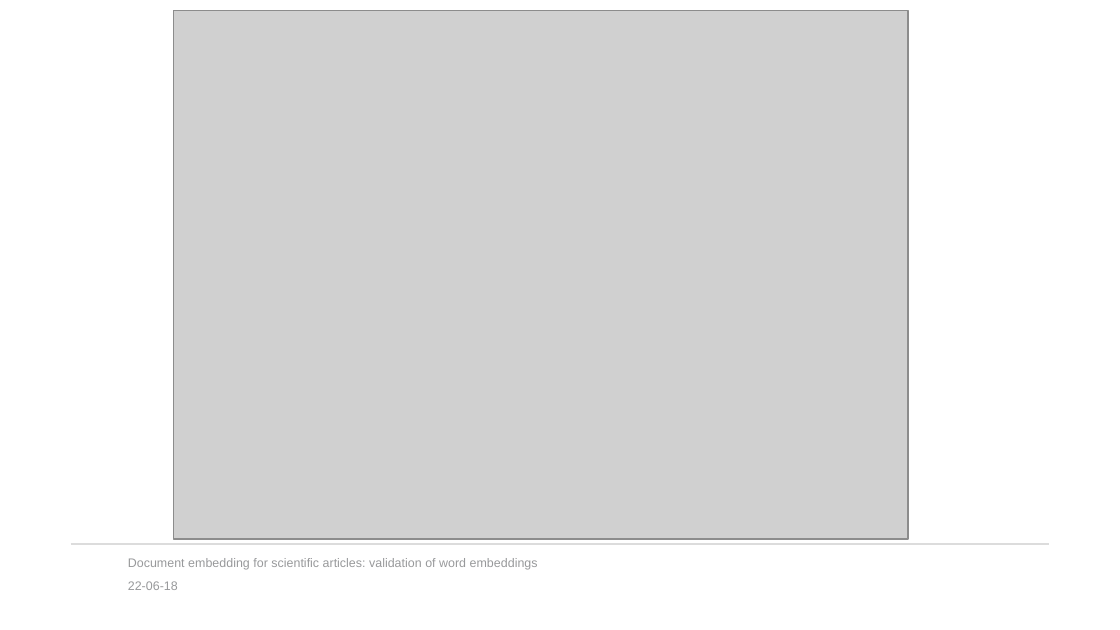
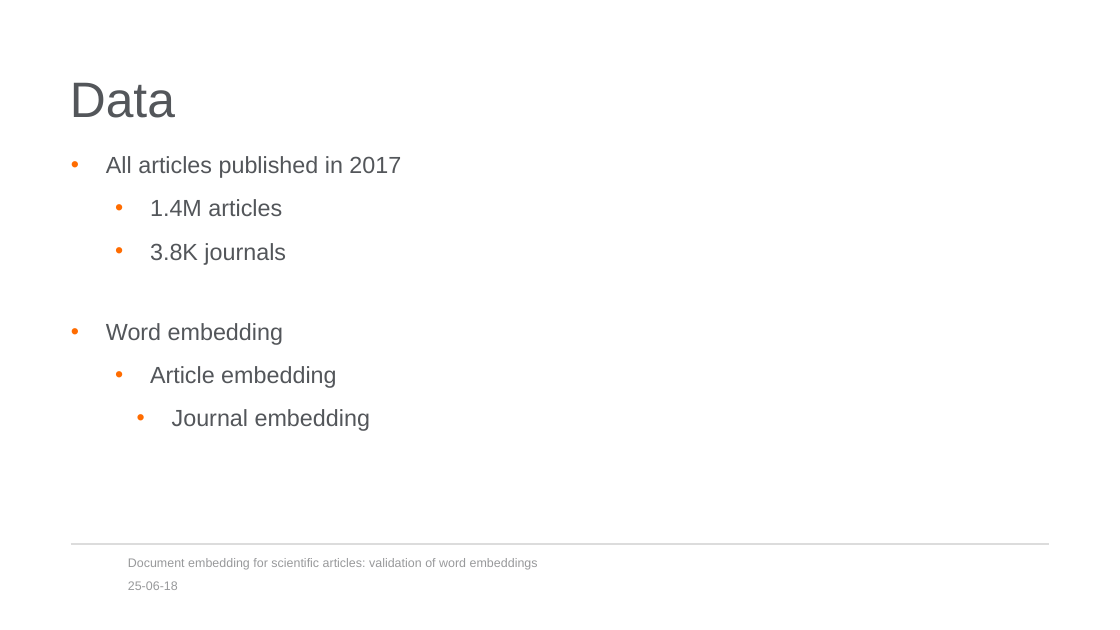
Before and after one commit to ArjanMeijer/Master-thesis, a slide deck: slide 4 of Internal presentation.pptx (slide 7 before the commit). Drawn at 1120x630 pixels with LibreOffice and Linux fonts; fonts in the diff are those of the drawing; grey boxes stand for pictures; background and template pictures are left out. Boxes give left, top, right and bottom in pixels: in the first picture for what was removed or moved away, otherwise in the second. Text is boxed around its words. In the diff, an @@ line names an element or a change of style, - is before the commit and + after.

Commit message:
powerpoint presentation update

```diff
--- a/Internal presentation.pptx
+++ b/Internal presentation.pptx
@@ picture removed at (174,10,908,539) @@
@@ title added at (70,82,175,118), 32 pt, text #53565A @@
+Data
@@ text added at (106,156,401,431), 15 pt, text #53565A @@
+• All articles published in 2017
+  • 1.4M articles
+  • 3.8K journals
+• Word embedding
+  • Article embedding
+    • Journal embedding
@@ text at (128,581,178,590): text changed @@
-22-06-18
+25-06-18
```
Also in this commit, not shown: 6 other slides changed, 1 slide added, 3 other files.
